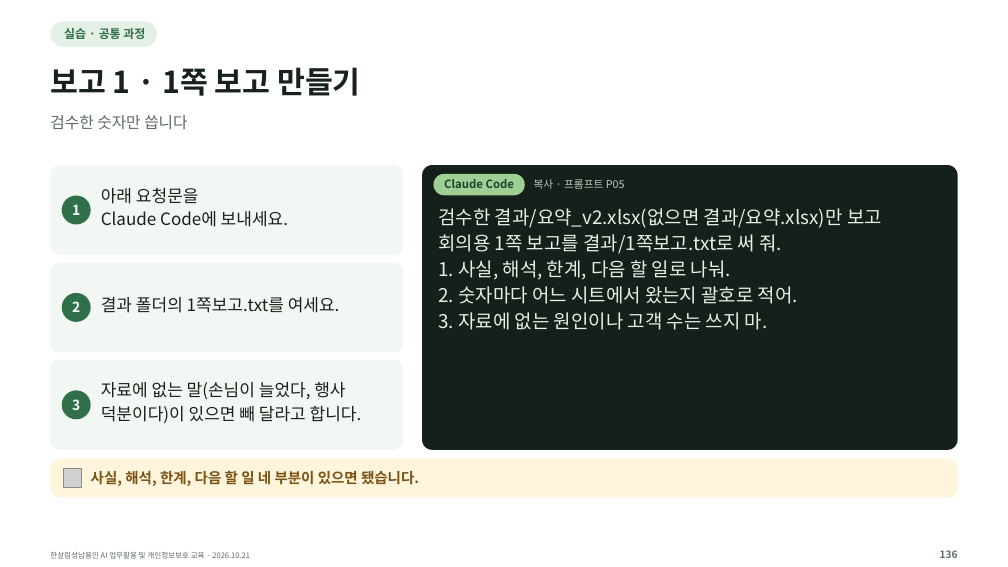
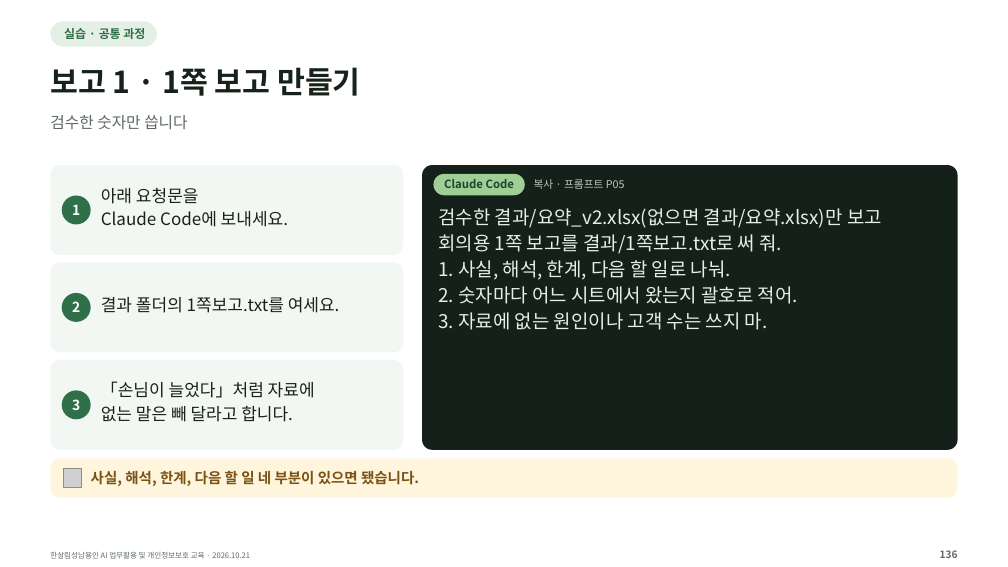
Before and after one commit to kscold/kscold-blog-version-2, a slide deck: slide 136 of apps/web/public/hansalim/files/한살림_AI교육_강의자료.pptx. Drawn at 1008x567 pixels with LibreOffice and Linux fonts; fonts in the diff are those of the drawing; grey boxes stand for pictures. Boxes give left, top, right and bottom in pixels: in the first picture for what was removed or moved away, otherwise in the second. Text is boxed around its words. In the diff, an @@ line names an element or a change of style, - is before the commit and + after.

Commit message:
fix(frontend): 한살림 강의 자료 줄바꿈 전수 점검 반영판으로 갱신

```diff
--- a/apps/web/public/hansalim/files/한살림_AI교육_강의자료.pptx
+++ b/apps/web/public/hansalim/files/한살림_AI교육_강의자료.pptx
@@ text at bbox=[101, 381, 315, 422]: text changed @@
-자료에 없는 말(손님이 늘었다, 행사
-덕분이다)이 있으면 빼 달라고 합니다.
+「손님이 늘었다」처럼 자료에
+없는 말은 빼 달라고 합니다.
```
Also in this commit, not shown: 61 other slides changed, 3 other files.
